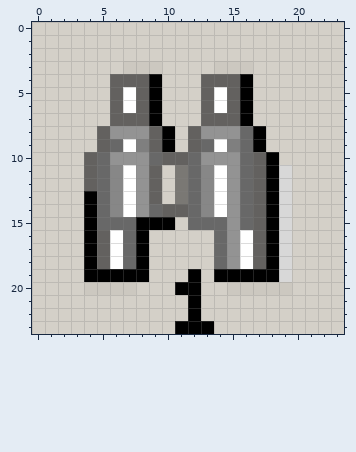
Edited in one commit: pixel-art sprite (src/resource/img24/c055.gif). The first picture shows the starting point.
The file is 24x24 pixels. Colours within 5 levels of each other are drawn and written as one.
After:
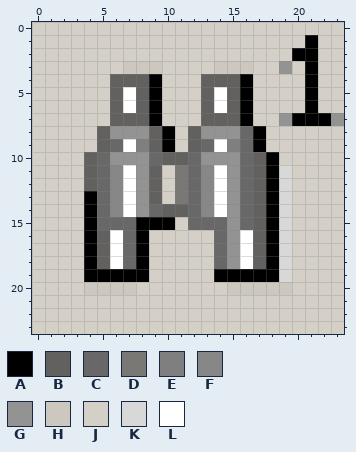
Palette (. is transparent): A #000000  B #63615f  C #686868  D #7a7874  E #7f7f7f  F #878787  G #939393  H #ccc8c0  J #d4d0c8  K #d8d8d8  L #ffffff
Difference:
y 1: x 21 J -> A
y 2: x 20..21 JJ -> AA
y 3: x 19 J -> G; x 21 J -> A
y 4..6: x 21 J -> A
y 7: x 19..23 JJJJJ -> GAAAG
y 19: x 12 A -> J
y 20: x 11..12 AA -> JJ
y 21..22: x 12 A -> J
y 23: x 11..13 AAA -> JJJ
